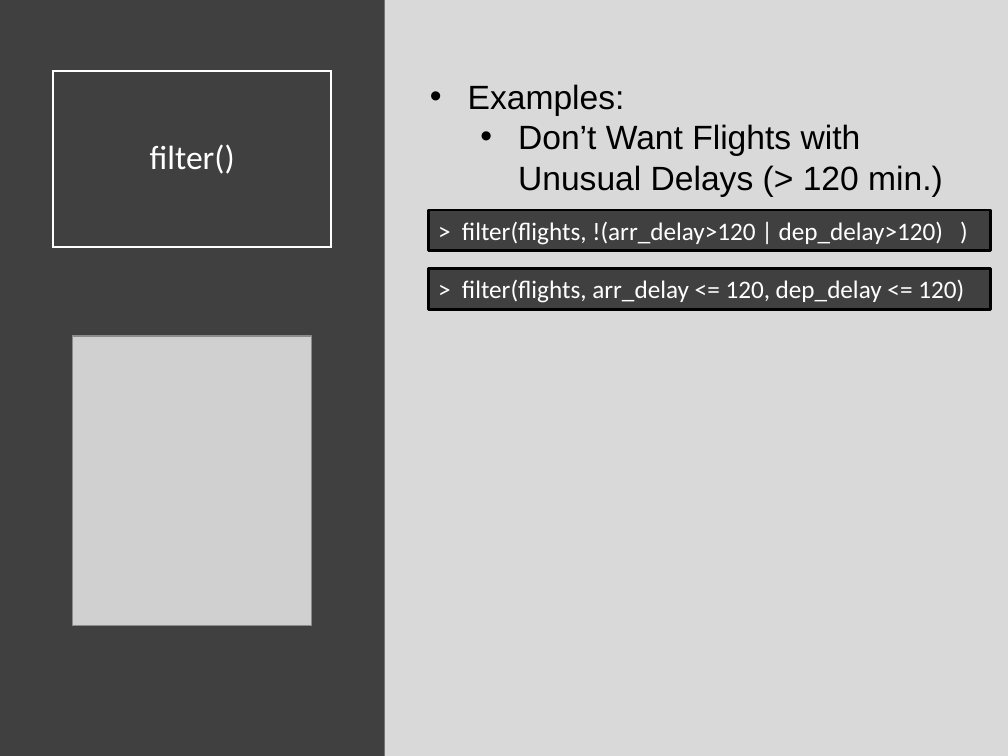
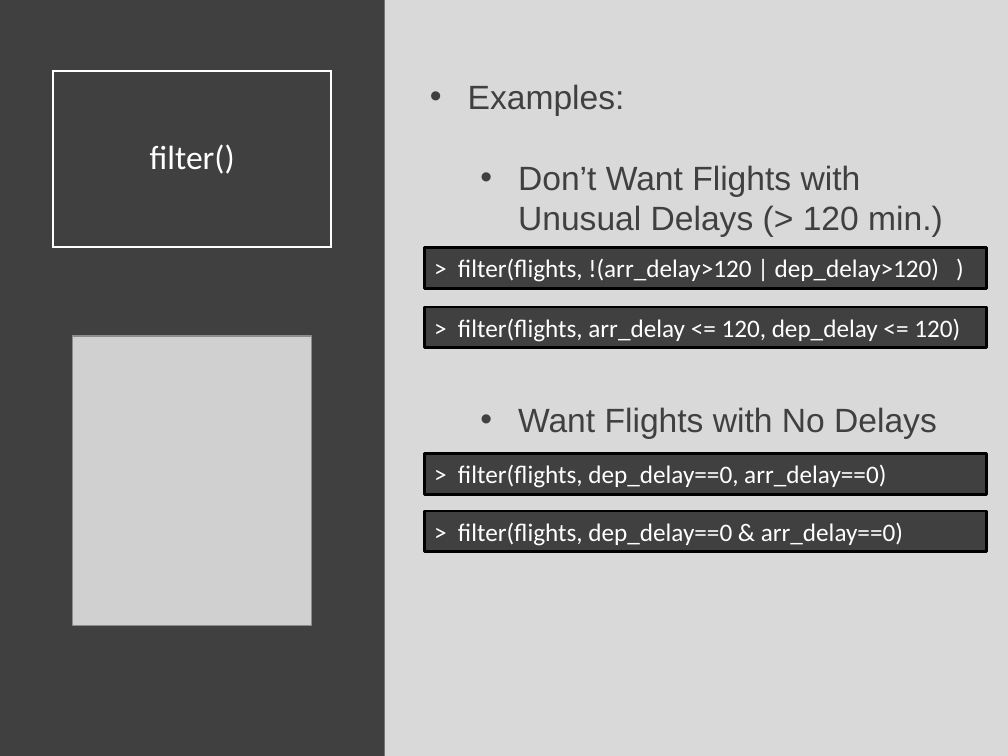
Before and after one commit to Yixf-Self/STOR320_WEBSITE, a slide deck: slide 13 of Lectures/Lecture 4/Lecture 4.pptx. Drawn at 1008x756 pixels with LibreOffice and Linux fonts; fonts in the diff are those of the drawing; grey boxes stand for pictures. Boxes give left, top, right and bottom in pixels: in the first picture for what was removed or moved away, otherwise in the second. Text is boxed around its words. In the diff, an @@ line names an element or a change of style, - is before the commit and + after.

```diff
--- a/Lectures/Lecture 4/Lecture 4.pptx
+++ b/Lectures/Lecture 4/Lecture 4.pptx
@@ text at box(468, 84, 943, 237): text colour #000000 to #404040 in "Examples:", "Don’t Want Flights with Unusual Delays (> ..." @@
@@ rectangle "> filter(flights, !(arr_delay>120 | dep_delay>120) ...": place and size @@
-rectangle "> filter(flights, !(arr_delay>120 | dep_delay>120) ..." at box(428, 210, 991, 250)
+rectangle "> filter(flights, !(arr_delay>120 | dep_delay>120) ..." at box(424, 248, 987, 288)
@@ rectangle "> filter(flights, arr_delay <= 120, ...": place and size @@
-rectangle "> filter(flights, arr_delay <= 120, ..." at box(428, 269, 991, 309)
+rectangle "> filter(flights, arr_delay <= 120, ..." at box(424, 307, 987, 348)
@@ text at box(518, 407, 937, 439): paragraph added @@
+  • Want Flights with No Delays
@@ rectangle added at box(424, 454, 987, 494), fill #404040, outline #000000 2 pt, 18 pt, text #FFFFFF @@
+> filter(flights, dep_delay==0, arr_delay==0)
@@ rectangle added at box(424, 511, 987, 551), fill #404040, outline #000000 2 pt, 18 pt, text #FFFFFF @@
+> filter(flights, dep_delay==0 & arr_delay==0)
```
Also in this commit, not shown: 1 other slide changed, 12 slides added, 3 other files.
